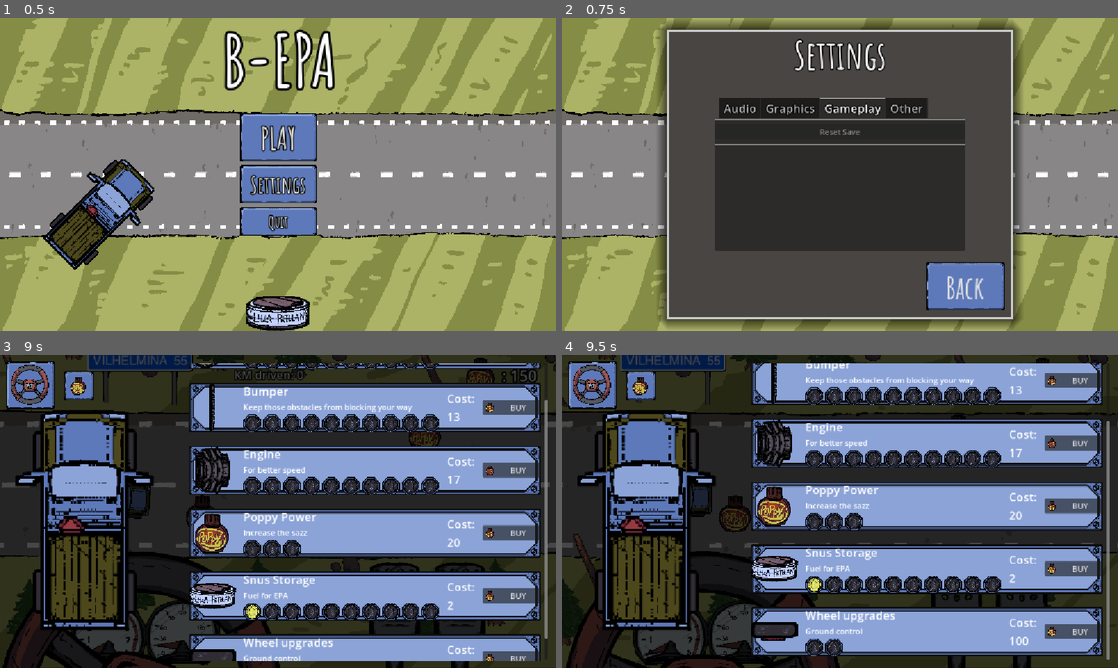
Above: before the commit, frames 1-4 (two rows, left to right).
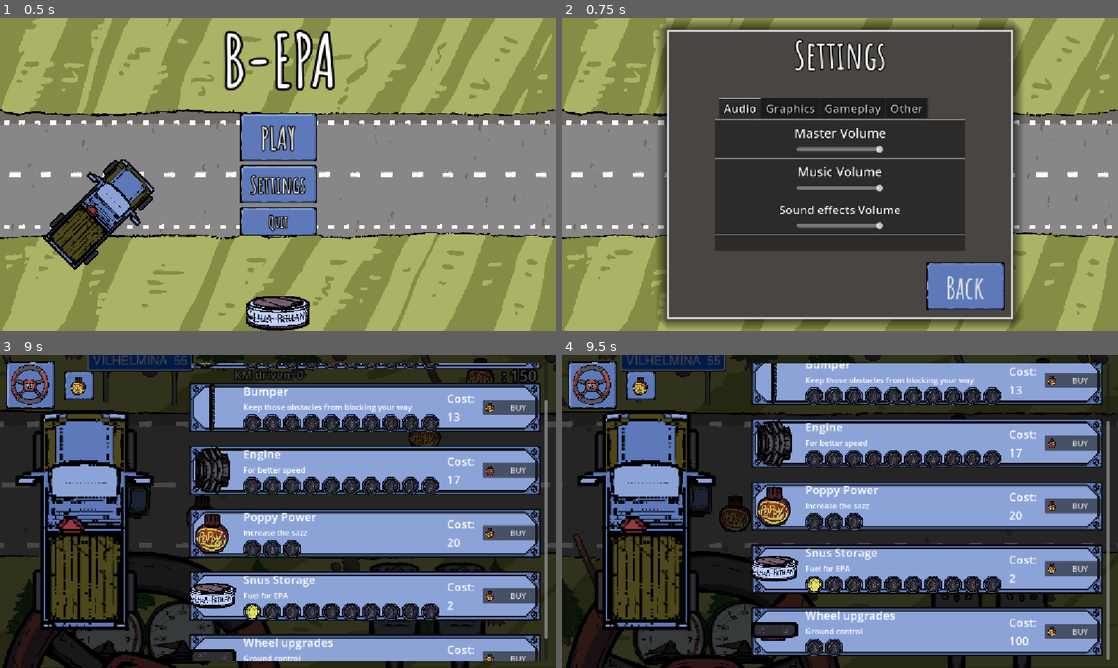
Above: after the commit, the same moments.

Repository: midenfors/project-epa
Game: Godot game, scene res://Scenes/UI/main_menu.tscn
Two runs of this game, one before a commit and one after it. Both use one fixed random seed, a clock stepped at 60 frames per second and the inputs below. The engine's default icon, where the game draws it, is replaced by a stand-in: a white triangle on a blue panel in a dark square.
Inputs (mouse positions are in pixels of both pictures, inside the frame that each line leads up to):
- Up to frame 1 (0.5 s): no input
- Up to frame 2 (0.75 s): click "Settings" at 0.5 s
- Up to frame 3 (9 s): click "Back" at 1.25 s; click "PLAY" at 2 s; click (494, 624) at 2.75 s; click (428, 624) at 3.5 s; click (44, 395) at 4.25 s; click "BUY" at 5 s; click (77, 386) at 5.75 s; tap Enter (ui_accept) at 6.5, 6.77 s; move the mouse to (400, 495) at 6.52 s; hold S (Turn Right) 6.53-7.25 s; hold Space (Boost) 6.53-7.25 s; click (400, 495) at 6.67 s; drag from (166, 527) to (305, 514) at 7.27 s; move the mouse to (333, 442) at 8.02 s; hold S (Turn Right) 8.03-8.75 s; tap 0 at 8.1 s; drag from (250, 574) to (439, 433) at 8.77 s
- Up to frame 4 (9.5 s): no input

Frame 1 is identical in both runs. In frame 2, 2.1% of the frame differs, in the area x 27-73%, y 25-70%; in frame 3, less than 0.1%; in frame 4, less than 0.1%.

Commit message:
Added settings in pause menu

Diff:
--- a/Scenes/UI/hud.tscn
+++ b/Scenes/UI/hud.tscn
@@ -432,6 +432,11 @@
 theme_override_font_sizes/font_size = 64
 text = "RESUME"
 
+[node name="Settings" type="Button" parent="PauseScreen/MarginContainer/VBoxContainer" unique_id=1168990586]
+layout_mode = 2
+theme_override_font_sizes/font_size = 32
+text = "Settings"
+
 [node name="MenuBtn" type="Button" parent="PauseScreen/MarginContainer/VBoxContainer" unique_id=75500934]
 layout_mode = 2
 theme_override_font_sizes/font_size = 32
@@ -593,6 +598,7 @@
 [connection signal="pressed" from="Dashboard/UpgradeMenu/CloseUpgrButton" to="." method="_on_close_upgr_button_pressed"]
 [connection signal="pressed" from="Dashboard/UpgradeMenu/CheatButton" to="." method="_on_cheat_button_pressed"]
 [connection signal="pressed" from="PauseScreen/MarginContainer/VBoxContainer/ResumeBtn" to="PauseScreen" method="_on_resume_btn_pressed"]
+[connection signal="pressed" from="PauseScreen/MarginContainer/VBoxContainer/Settings" to="PauseScreen" method="_on_settings_pressed"]
 [connection signal="pressed" from="PauseScreen/MarginContainer/VBoxContainer/MenuBtn" to="PauseScreen" method="_on_menu_btn_pressed"]
 [connection signal="pressed" from="PauseScreen/MarginContainer/VBoxContainer/QuitBtn" to="PauseScreen" method="_on_quit_btn_pressed"]
 [connection signal="pressed" from="EndScreen/MarginContainer/VBoxContainer/TowHomeBtn" to="EndScreen" method="_on_tow_home_btn_pressed"]
--- a/Scenes/UI/settings.tscn
+++ b/Scenes/UI/settings.tscn
@@ -96,10 +96,9 @@
 layout_mode = 2
 theme_override_constants/outline_size = 8
 theme_override_font_sizes/font_size = 24
-current_tab = 2
+current_tab = 0
 
 [node name="Audio" type="VBoxContainer" parent="MarginContainer/TabContainer" unique_id=495132036]
-visible = false
 layout_mode = 2
 theme_override_constants/separation = 8
 metadata/_tab_index = 0
@@ -179,6 +178,7 @@
 layout_mode = 2
 
 [node name="Gameplay" type="VBoxContainer" parent="MarginContainer/TabContainer" unique_id=750373761]
+visible = false
 layout_mode = 2
 theme_override_constants/separation = 8
 metadata/_tab_index = 2
--- a/Scripts/UI/button.gd
+++ b/Scripts/UI/button.gd
@@ -8,9 +8,11 @@
 func _on_play_pressed() -> void:
 	get_tree().change_scene_to_file(button)
 
+const SETTINGS = preload("uid://cds3j2kei57o7")
 
 func _on_settings_pressed() -> void:
-	get_tree().change_scene_to_file("res://Scenes/UI/settings.tscn")
+	var settings_node = SETTINGS.instantiate()
+	get_tree().get_root().add_child(settings_node)
 
 
 func _on_quit_pressed() -> void:
--- a/Scripts/UI/settings.gd
+++ b/Scripts/UI/settings.gd
@@ -43,4 +43,4 @@
 
 
 func _on_back_pressed() -> void:
-	get_tree().change_scene_to_file(MAIN_MENU)
+	self.queue_free()
--- a/Scripts/pause_screen.gd
+++ b/Scripts/pause_screen.gd
@@ -30,3 +30,9 @@
 func unpause():
 	paused = false
 	get_tree().paused = false
+
+const SETTINGS = preload("uid://cds3j2kei57o7")
+
+func _on_settings_pressed() -> void:
+	var settings_node = SETTINGS.instantiate()
+	add_child(settings_node)
